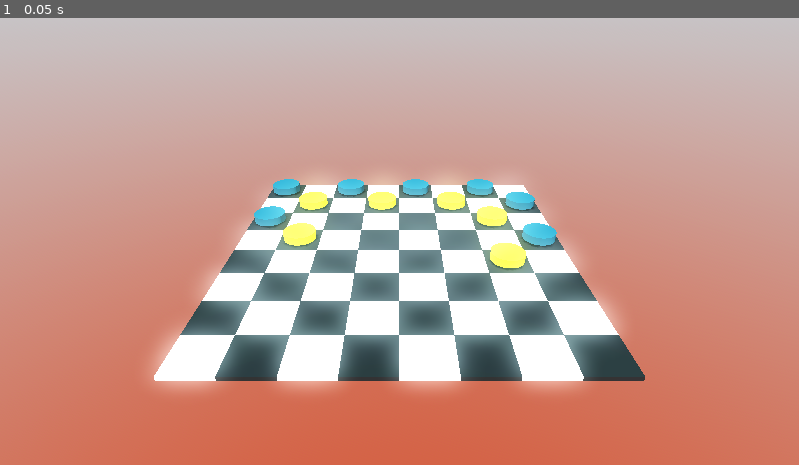
Above: before the commit, frame 1.
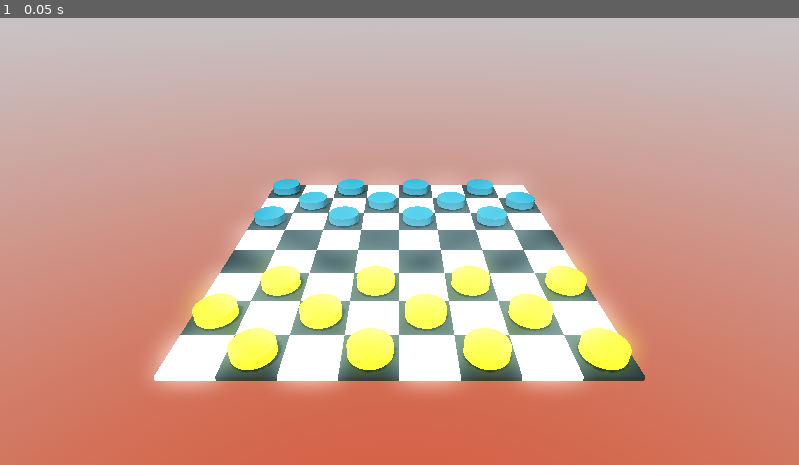
Above: after the commit, the same moment.

Repository: elliottfrazier/godot_checkers
Game: Godot game, scene res://main.tscn
The game is run twice, just before and just after one commit, with the same random seed, the same clock (stepped at 60 frames per second) and the same inputs.
Inputs:
- Up to frame 1 (0.05 s): no input

The runs differ from the first frame. In frame 1, 7.0% of the frame differs, in the area x 23-80%, y 38-80%.

Commit message:
huge refactor for piece moving logic

Diff:
--- a/checker_piece.gd
+++ b/checker_piece.gd
@@ -13,6 +13,7 @@
 const enums = preload("res://scripts/enums.gd")
 
 var type
+var isKinged = false
 
 const piece_scene: PackedScene = preload("res://checker_piece.tscn")
 
@@ -25,7 +26,7 @@
 	if Input.is_action_pressed("ui_right"):
 		pass
 
-static func new_piece(pieceType , pos: Vector2) -> Piece:
+static func new_piece(pieceType, pos: Vector2) -> Piece:
 	var new_piece: Piece = piece_scene.instantiate()
 	new_piece.type = pieceType
 	new_piece.set_pos_from_grid(pos)
@@ -38,7 +39,7 @@
 	position.y = 0.7
 
 func piece_clicked():
-	if type == enums.piece_types.PHANTOM:
+	if type == enums.piece_types.PHANTOM or type == enums.piece_types.PHANTOM_JUMP:
 		make_move.emit()
 	else:
 		check_moves.emit()
@@ -51,6 +52,8 @@
 			$MeshInstance3D.set_surface_override_material(0, yourMaterial)
 		enums.piece_types.PHANTOM:
 			$MeshInstance3D.set_surface_override_material(0, phantomMaterial)
+		enums.piece_types.PHANTOM_JUMP:
+			$MeshInstance3D.set_surface_override_material(0, phantomMaterial)
 
 func place_piece():
 	$placePieceStream.play()
--- a/scripts/board.gd
+++ b/scripts/board.gd
@@ -7,9 +7,10 @@
 var grid_height = 8
 
 var currentPiece: Piece
-var is_player_turn = false
+var is_player_turn = true
 var jump_piece
 var extraTurn
+var jumpAvailable
 
 const enums = preload("res://scripts/enums.gd")
 
@@ -44,99 +45,36 @@
 	printGrid()
 
 func reset_pieces():
-	#add_child(Piece.new_piece(enums.piece_types.PLAYER, Vector2(0,0)))
-	#add_child(Piece.new_piece(enums.piece_types.PLAYER, Vector2(2,0)))
-	#add_child(Piece.new_piece(enums.piece_types.PLAYER, Vector2(4,0)))
-	#add_child(Piece.new_piece(enums.piece_types.PLAYER, Vector2(6,0)))
-	#
-	#add_child(Piece.new_piece(enums.piece_types.PLAYER, Vector2(1,1)))
-	#add_child(Piece.new_piece(enums.piece_types.PLAYER, Vector2(3,1)))
-	#add_child(Piece.new_piece(enums.piece_types.PLAYER, Vector2(5,1)))
-	#add_child(Piece.new_piece(enums.piece_types.PLAYER, Vector2(7,1)))
-	#
-	#add_child(Piece.new_piece(enums.piece_types.PLAYER, Vector2(0,2)))
-	#add_child(Piece.new_piece(enums.piece_types.PLAYER, Vector2(2,2)))
-	#add_child(Piece.new_piece(enums.piece_types.PLAYER, Vector2(4,2)))
-	#add_child(Piece.new_piece(enums.piece_types.PLAYER, Vector2(6,2)))
-	#
-	##Opponent pieces:
-	#add_child(Piece.new_piece(enums.piece_types.OPPONENT, Vector2(1,7)))
-	#add_child(Piece.new_piece(enums.piece_types.OPPONENT, Vector2(3,7)))
-	#add_child(Piece.new_piece(enums.piece_types.OPPONENT, Vector2(5,7)))
-	#add_child(Piece.new_piece(enums.piece_types.OPPONENT, Vector2(7,7)))
-	#
-	#add_child(Piece.new_piece(enums.piece_types.OPPONENT, Vector2(0,6)))
-	#add_child(Piece.new_piece(enums.piece_types.OPPONENT, Vector2(2,6)))
-	#add_child(Piece.new_piece(enums.piece_types.OPPONENT, Vector2(4,6)))
-	#add_child(Piece.new_piece(enums.piece_types.OPPONENT, Vector2(6,6)))
-	#
-	#add_child(Piece.new_piece(enums.piece_types.OPPONENT, Vector2(1,5)))
-	#add_child(Piece.new_piece(enums.piece_types.OPPONENT, Vector2(3,5)))
-	#add_child(Piece.new_piece(enums.piece_types.OPPONENT, Vector2(5,5)))
-	#add_child(Piece.new_piece(enums.piece_types.OPPONENT, Vector2(7,5)))
-
-	#---------------------
-	#TEST AREA
-	#---------------------
-
-	#test win
-	#add_child(Piece.new_piece(enums.piece_types.PLAYER, Vector2(0,0)))
-	#add_child(Piece.new_piece(enums.piece_types.OPPONENT, Vector2(1,1)))
-
-	#test Multi-jump
-	#add_child(Piece.new_piece(enums.piece_types.PLAYER, Vector2(2,0)))
-	#add_child(Piece.new_piece(enums.piece_types.OPPONENT, Vector2(3,1)))
-	#add_child(Piece.new_piece(enums.piece_types.OPPONENT, Vector2(5,3)))
-	#add_child(Piece.new_piece(enums.piece_types.OPPONENT, Vector2(5,5)))
-	#add_child(Piece.new_piece(enums.piece_types.OPPONENT, Vector2(1,1)))
-
-	#corner
-	#add_child(Piece.new_piece(enums.piece_types.OPPONENT, Vector2(0,0)))
-	#add_child(Piece.new_piece(enums.piece_types.OPPONENT, Vector2(1,0)))
-	#add_child(Piece.new_piece(enums.piece_types.OPPONENT, Vector2(2,0)))
-	#add_child(Piece.new_piece(enums.piece_types.OPPONENT, Vector2(3,0)))
-	#add_child(Piece.new_piece(enums.piece_types.OPPONENT, Vector2(4,0)))
-	#add_child(Piece.new_piece(enums.piece_types.OPPONENT, Vector2(0,0)))
-	#add_child(Piece.new_piece(enums.piece_types.OPPONENT, Vector2(0,1)))
-	#add_child(Piece.new_piece(enums.piece_types.OPPONENT, Vector2(0,2)))
-	#add_child(Piece.new_piece(enums.piece_types.OPPONENT, Vector2(0,3)))
-	#add_child(Piece.new_piece(enums.piece_types.OPPONENT, Vector2(0,4)))
-
-	#test2
-	#add_child(Piece.new_piece(enums.piece_types.PLAYER, Vector2(0,2)))
-	#add_child(Piece.new_piece(enums.piece_types.PLAYER, Vector2(3,3)))
-	#add_child(Piece.new_piece(enums.piece_types.PLAYER, Vector2(4,2)))
-	#add_child(Piece.new_piece(enums.piece_types.PLAYER, Vector2(6,2)))
-	#
-	#add_child(Piece.new_piece(enums.piece_types.OPPONENT, Vector2(1,5)))
-	#add_child(Piece.new_piece(enums.piece_types.OPPONENT, Vector2(2,4)))
-	#add_child(Piece.new_piece(enums.piece_types.OPPONENT, Vector2(5,5)))
-	#add_child(Piece.new_piece(enums.piece_types.OPPONENT, Vector2(7,5)))
-
-	#edge test
-	#add_child(Piece.new_piece(enums.piece_types.OPPONENT, Vector2(0,0)))
-	#add_child(Piece.new_piece(enums.piece_types.OPPONENT, Vector2(2,0)))
-	#add_child(Piece.new_piece(enums.piece_types.OPPONENT, Vector2(4,0)))
-	#add_child(Piece.new_piece(enums.piece_types.OPPONENT, Vector2(6,0)))
-	#add_child(Piece.new_piece(enums.piece_types.OPPONENT, Vector2(7,1)))
-	#add_child(Piece.new_piece(enums.piece_types.OPPONENT, Vector2(0,2)))
-	#add_child(Piece.new_piece(enums.piece_types.OPPONENT, Vector2(7,3)))
-
+	add_child(Piece.new_piece(enums.piece_types.PLAYER, Vector2(0,0)))
+	add_child(Piece.new_piece(enums.piece_types.PLAYER, Vector2(2,0)))
+	add_child(Piece.new_piece(enums.piece_types.PLAYER, Vector2(4,0)))
+	add_child(Piece.new_piece(enums.piece_types.PLAYER, Vector2(6,0)))
+
+	add_child(Piece.new_piece(enums.piece_types.PLAYER, Vector2(1,1)))
+	add_child(Piece.new_piece(enums.piece_types.PLAYER, Vector2(3,1)))
+	add_child(Piece.new_piece(enums.piece_types.PLAYER, Vector2(5,1)))
+	add_child(Piece.new_piece(enums.piece_types.PLAYER, Vector2(7,1)))
+
+	add_child(Piece.new_piece(enums.piece_types.PLAYER, Vector2(0,2)))
+	add_child(Piece.new_piece(enums.piece_types.PLAYER, Vector2(2,2)))
+	add_child(Piece.new_piece(enums.piece_types.PLAYER, Vector2(4,2)))
+	add_child(Piece.new_piece(enums.piece_types.PLAYER, Vector2(6,2)))
+
+	#Opponent pieces:
 	add_child(Piece.new_piece(enums.piece_types.OPPONENT, Vector2(1,7)))
 	add_child(Piece.new_piece(enums.piece_types.OPPONENT, Vector2(3,7)))
 	add_child(Piece.new_piece(enums.piece_types.OPPONENT, Vector2(5,7)))
 	add_child(Piece.new_piece(enums.piece_types.OPPONENT, Vector2(7,7)))
+
 	add_child(Piece.new_piece(enums.piece_types.OPPONENT, Vector2(0,6)))
+	add_child(Piece.new_piece(enums.piece_types.OPPONENT, Vector2(2,6)))
+	add_child(Piece.new_piece(enums.piece_types.OPPONENT, Vector2(4,6)))
+	add_child(Piece.new_piece(enums.piece_types.OPPONENT, Vector2(6,6)))
+
+	add_child(Piece.new_piece(enums.piece_types.OPPONENT, Vector2(1,5)))
+	add_child(Piece.new_piece(enums.piece_types.OPPONENT, Vector2(3,5)))
+	add_child(Piece.new_piece(enums.piece_types.OPPONENT, Vector2(5,5)))
 	add_child(Piece.new_piece(enums.piece_types.OPPONENT, Vector2(7,5)))
-	add_child(Piece.new_piece(enums.piece_types.OPPONENT, Vector2(0,4)))
-
-
-	add_child(Piece.new_piece(enums.piece_types.PLAYER, Vector2(2,6)))
-	add_child(Piece.new_piece(enums.piece_types.PLAYER, Vector2(4,6)))
-	add_child(Piece.new_piece(enums.piece_types.PLAYER, Vector2(6,6)))
-	add_child(Piece.new_piece(enums.piece_types.PLAYER, Vector2(6,4)))
-	add_child(Piece.new_piece(enums.piece_types.PLAYER, Vector2(1,5)))
-	add_child(Piece.new_piece(enums.piece_types.PLAYER, Vector2(1,3)))
 
 	connect_pieces()
 
@@ -151,45 +89,47 @@
 	if (is_player_turn and piece.type == enums.piece_types.PLAYER) or (!is_player_turn and piece.type == enums.piece_types.OPPONENT):
 		show_all_available_moves()
 
-
 func show_all_available_moves():
 	remove_phantoms()
 	currentPiece.piece_selected()
-	var forwardDirection = get_forward_direction()
-
-	var phantomLocNE = get_phantom_loc_NE()
-	var phantomLocNW = get_phantom_loc_NW()
-	#var validLocation = is_valid_location(phantomLocNW)
-	var leftCanJump = false
-	var rightCanJump = false
-	print(grid[-1][4])
-	if check_for_jump_right(phantomLocNE):
-		rightCanJump = true
-		phantomLocNE.x += -1
-		phantomLocNE.y += forwardDirection
-
-	if check_for_jump_left(phantomLocNW):
-		leftCanJump = true
-		phantomLocNW.x += 1
-		phantomLocNW.y += forwardDirection
-
-	#check board bounds and if space is not taken by a piece that's not jumpable(your own/opponent on edge)
-
-	var canMove1 = rightCanJump or (!leftCanJump and !rightCanJump)
-	var canMove2 = leftCanJump or (!leftCanJump and !rightCanJump)
-
-	if phantomLocNE.x >= 0 and phantomLocNE.y < grid_height and phantomLocNE.y >= 0 and grid[phantomLocNE.x][phantomLocNE.y] is String and grid[phantomLocNE.x][phantomLocNE.y] == "" and canMove1:
-		var p1 = Piece.new_piece(enums.piece_types.PHANTOM, phantomLocNE)
-		p1.make_move.connect(_on_make_move.bind(p1))
-		add_child(p1)
-
-	if phantomLocNW.x < grid_width and phantomLocNW.y < grid_height and phantomLocNW.y >= 0 and grid[phantomLocNW.x][phantomLocNW.y] is String and grid[phantomLocNW.x][phantomLocNW.y] == "" and canMove2:
-		var p2 = Piece.new_piece(enums.piece_types.PHANTOM, phantomLocNW)
-		p2.make_move.connect(_on_make_move.bind(p2))
-		add_child(p2)
-
-
-
+	jumpAvailable = false
+	var move_possibilites: Array = []
+
+	var north_moves = [
+		Vector2(+1,+1),
+		Vector2(-1,+1)
+	]
+	var south_moves = [
+		Vector2(-1,-1),
+		Vector2(+1,-1)
+	]
+
+	if currentPiece.type == enums.piece_types.PLAYER:
+		move_possibilites.append_array(north_moves)
+	if currentPiece.type == enums.piece_types.OPPONENT:
+		move_possibilites.append_array(south_moves)
+	if currentPiece.isKinged:
+		if currentPiece.type == enums.piece_types.PLAYER:
+			move_possibilites.append_array(south_moves)
+		if currentPiece.type == enums.piece_types.OPPONENT:
+			move_possibilites.append_array(north_moves)
+
+	var pieces: Array = []
+	for move in move_possibilites:
+		pieces.append(get_possibible_moves(move))
+
+	for p: Piece in pieces:
+		if (is_valid_coord(p.grid_position) and !jumpAvailable) or (is_valid_coord(p.grid_position) and p.type == enums.piece_types.PHANTOM_JUMP):
+			p.make_move.connect(_on_make_move.bind(p))
+			add_child(p)
+
+func get_possibible_moves(v:Vector2) -> Piece:
+	var p = Piece.new_piece(enums.piece_types.PHANTOM, Vector2(currentPiece.grid_position.x+v.x,currentPiece.grid_position.y+v.y))
+	if !is_valid_coord(p.grid_position):
+		p = Piece.new_piece(enums.piece_types.PHANTOM_JUMP, Vector2(currentPiece.grid_position.x+v.x+v.x,currentPiece.grid_position.y+v.y+v.y))
+		if !jumpAvailable:
+			jumpAvailable = is_valid_coord(p.grid_position)
+	return p
 
 func _on_make_move(piece: Piece):
 	remove_phantoms()
@@ -208,7 +148,7 @@
 func remove_phantoms():
 	for child in get_children():
 		if child is Piece:
-			if child.type == enums.piece_types.PHANTOM:
+			if child.type == enums.piece_types.PHANTOM or child.type == enums.piece_types.PHANTOM_JUMP:
 				remove_child(child)
 
 func printGrid():
@@ -267,14 +207,8 @@
 				return
 	print(str("the winner is ", currentPiece.type))
 
-#func is_valid_coord(vector2: Vector2):
-	#if vector2.x > 0 and vector2.y > 0:
-		#return true
-	#else:
-		#return false
-
-func is_valid_coord(x: int, y: int):
-	if x > 0 and y > 0:
-		return true
-	else:
-		return false
+func is_valid_coord(p: Vector2) -> bool:
+	var result = false
+	if p.x >= 0 and p.x < grid_width and p.y >= 0 and p.y < grid_height and grid[p.x][p.y] is String:
+		result = true
+	return result
--- a/scripts/enums.gd
+++ b/scripts/enums.gd
@@ -1,2 +1,2 @@
 extends Node
-enum piece_types {OPPONENT, PLAYER, PHANTOM, KILL}
+enum piece_types {OPPONENT, PLAYER, PHANTOM, PHANTOM_JUMP, KILL}
Not shown: 4 places in board_tiles.tres that only renumber resources
Not shown, added: test_cases.txt
